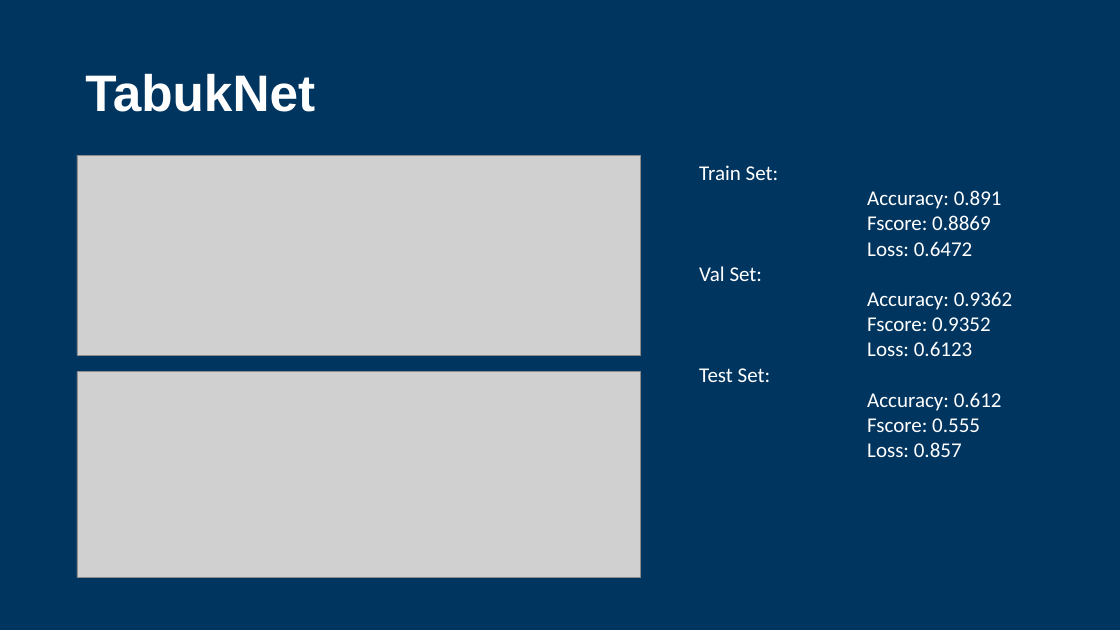
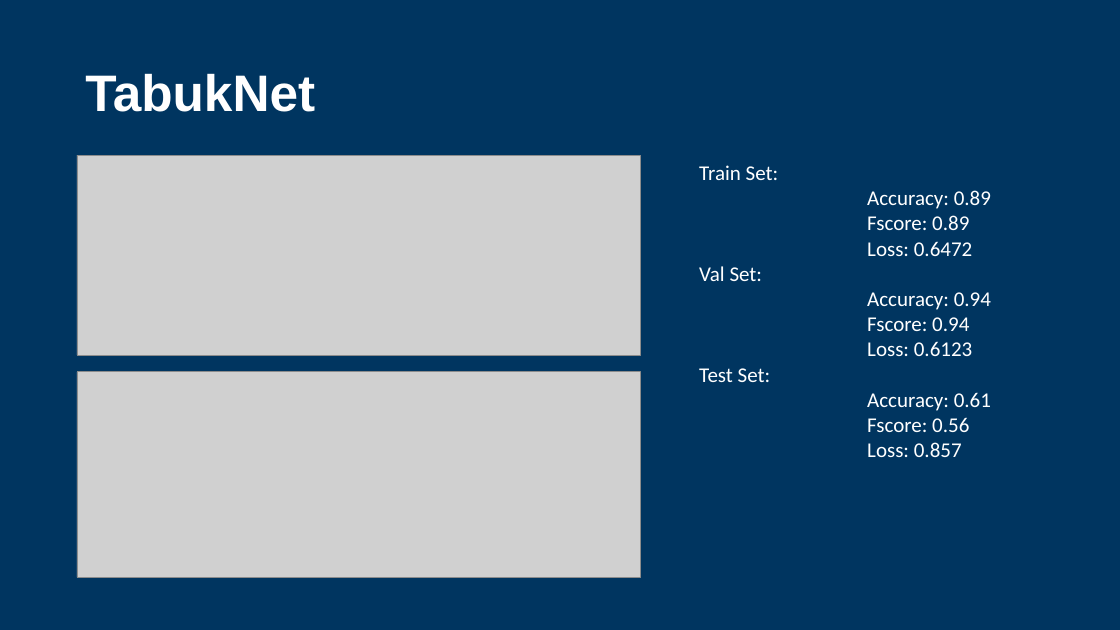
Before and after one commit to fernand0labra/ltu-M7016H, a slide deck: slide 26 of docs/presentation.pptx. Drawn at 1120x630 pixels with LibreOffice and Linux fonts; fonts in the diff are those of the drawing; grey boxes stand for pictures; background and template pictures are left out. Boxes give left, top, right and bottom in pixels: in the first picture for what was removed or moved away, otherwise in the second. Text is boxed around its words. In the diff, an @@ line names an element or a change of style, - is before the commit and + after.

```diff
--- a/docs/presentation.pptx
+++ b/docs/presentation.pptx
@@ text at [867,190,991,230]: text changed @@
-Accuracy: 0.891
-Fscore: 0.8869
+Accuracy: 0.89
+Fscore: 0.89
@@ text at [867,292,991,331]: text changed @@
-Accuracy: 0.9362
-Fscore: 0.9352
+Accuracy: 0.94
+Fscore: 0.94
@@ text at [867,392,991,432]: text changed @@
-Accuracy: 0.612
-Fscore: 0.555
+Accuracy: 0.61
+Fscore: 0.56
```
Also in this commit, not shown: 16 other slides changed, 1 slide removed.
